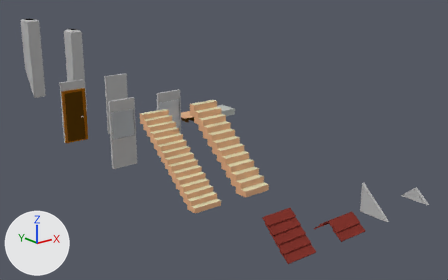
One commit to the Blender file public/models/low_poly_house/low_poly_house_3.blend: the scene before it, then after it.
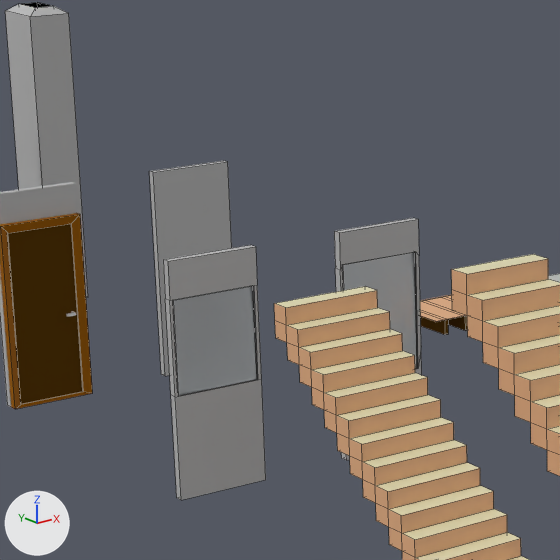
Old and new are each drawn whole from a 50 mm lens placed at (-10.08, -24.99, 7.7), pointed at (4.47, -6.81, 0.43) and again close up on the part from 14% to 49% of the width and 10% to 66% of the height. Every picture has the same lights, and +X, +Y and +Z are marked at lower left. The close-ups show mesh edges as thin lines.

In view in the first close-up: 'chimney_tall', 'door', 'door_frame', 'door_wall', 'floor_wooden', 'stairs_17_20', 'stairs_21_25', 'wall', 'window_glass', 'window_glass_2', 'window_medium_medium', 'window_medium_tall'.
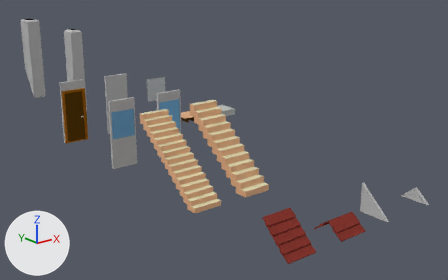
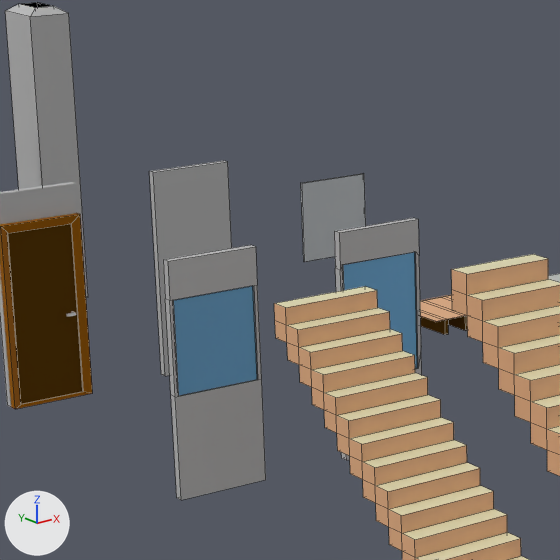
Commit message: Use simple glass material

What differs and where, as boxes (x1, y1, x2, y2) in the close-ups (560 x 560 px):
'window_glass', recoloured (white to blue): (174, 286, 257, 396) in both
'glass', added: after (301, 174, 366, 262)
'window_glass_2', recoloured (white to blue): (343, 252, 417, 368) in both

Edits to the bpy script that builds the scene:
```text
Add mat_glass_simple:
    mat_glass_simple = principled_material('glass_simple')
    mat_glass_simple.base_color = (0.191, 0.488, 0.8)  # blue #79b9e7
    mat_glass_simple.metallic = 0.75
Change me_cube_004:
    where me_cube_004.from_pydata(...)  # 8 vertices, 6 faces; spans x 0.04..0.96, y 0.02..0.05, z 1.1..2.1
    remove me_cube_004.materials.append(mat_glass)  # white #e5eaed
    add me_cube_004.materials.append(mat_glass_simple)  # blue #79b9e7
Change me_cube_009:
    where me_cube_009.from_pydata(...)  # 8 vertices, 6 faces; spans x 0.04..0.96, y 0.02..0.05, z 0.85..2.15
    remove me_cube_009.materials.append(mat_glass)  # white #e5eaed
    add me_cube_009.materials.append(mat_glass_simple)  # blue #79b9e7
Add me_cube_018:
    me_cube_018.from_pydata(...)  # a box spanning x 0.04..0.96, y 0.02..0.05, z 1.1..2.1
    me_cube_018.materials.append(mat_glass)  # white #e5eaed
Add ob_glass:
    ob_glass = bpy.data.objects.new('glass', me_cube_018)
    ob_glass.location = (4.0, -2.0, 0.0)
```
